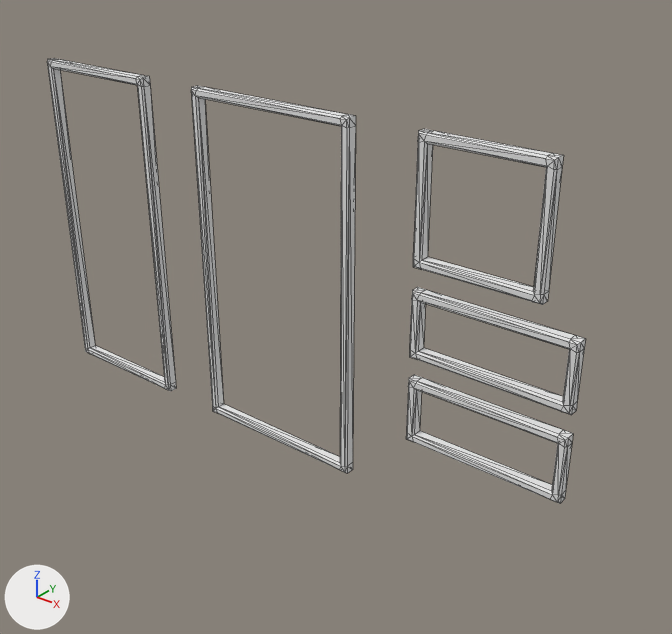
One commit to the OBJ model models/arena.obj: the scene before it, then after it.
One viewpoint serves both versions: a 50 mm lens placed at (32.9, -35.4, 21.3), pointed at (3.2, 1.6, -1.7). The lights are fixed; the arrows at lower left show +X, +Y and +Z. Mesh edges are drawn as thin lines. Where no turn or scale is listed for an object, it has been applied to the vertices.

Before the edit, the objects in view are built like this:
```python
me_arena_würfel_004 = bpy.data.meshes.new('Arena_Würfel.004')
me_arena_würfel_004.from_pydata(...)  # 240 vertices, 480 faces; spans x -18.5..18.5, y -0.2..0.4, z -10.4..10.4
me_arena_würfel_004.materials.append(mat_none)  # white #e7e7e7
ob_arena_würfel_004 = bpy.data.objects.new('Arena_Würfel.004', me_arena_würfel_004)
ob_arena_würfel_004.location = (0.0, 0.0, 0.0)
```
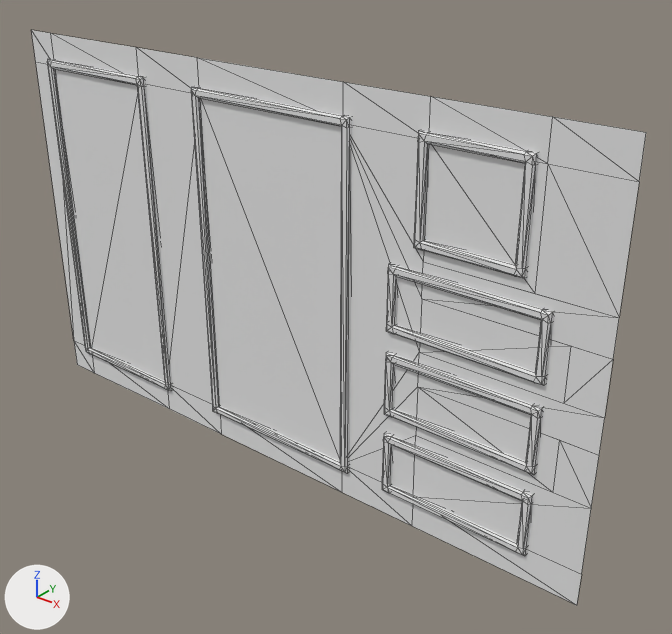
Where the change shows, as pixel boxes (x1, y1, x2, y2) in the pictures (672 x 634 px; the box of a moved part takes in the faces that stretch with it):
```json
{"object": "Fläche", "change": "added", "after": [31, 30, 646, 605]}
{"object": "Arena_Würfel.004", "change": "reshaped", "before": [47, 58, 586, 504], "after": [47, 59, 553, 556], "on screen": "6% narrower, 11% taller"}
{"part": 1, "of": "me_arena_würfel_004", "change": "added", "after": [382, 433, 533, 556]}
{"part": 2, "of": "me_arena_würfel_004", "change": "moved or reshaped", "before": [406, 131, 586, 504], "after": [384, 132, 553, 475]}
```

Edits to the scene script, one JSON object a line:
```json
{"op": "add", "block": "mat_material", "code": ["mat_material = principled_material('Material')", "mat_material.base_color = (0.8, 0.8, 0.8)  # white #e7e7e7", "mat_material.roughness = 1.0"]}
{"block": "me_arena_würfel_004", "where": "# used by ob_arena_würfel_004; location = (0.0, 0.0, 0.0)"}
{"op": "remove", "block": "me_arena_würfel_004", "code": "me_arena_würfel_004.from_pydata(...)  # 240 vertices, 480 faces; spans x -18.5..18.5, y -0.2..0.4, z -10.4..10.4"}
{"op": "add", "block": "me_arena_würfel_004", "code": "me_arena_würfel_004.from_pydata(...)  # 288 vertices, 576 faces; spans x -18.5..17.0, y -0.2..0.4, z -10.4..10.4"}
{"block": "me_arena_würfel_004", "change": "me_arena_würfel_004 part 1: the loose piece of 48 vertices spanning x 9.5..18.5, y -0.2..0.4, z -6.4..-2.6 is copied, and the copy is moved by (-1.5, 0.0, -4.0); it spans x 8.0..17.0, y -0.2..0.4, z -10.4..-6.6"}
{"block": "me_arena_würfel_004", "change": "me_arena_würfel_004 part 2"}
{"block": "me_arena_würfel_004", "change": "96 vertices in x 9.5..18.5, y -0.2..0.4, z -6.4..2.4 move by (-1.5, 0.0, 1.0)"}
{"block": "me_arena_würfel_004", "change": "12 vertices in x 16.0..16.5, y -0.2..0.4, z 9.9..10.4 move by (-1.0, 0.0, 0.0)"}
{"block": "me_arena_würfel_004", "change": "12 vertices in x 16.0..16.5, y -0.2..0.4, z 3.6..4.1 move by (-1.0, 0.0, 1.0)"}
{"block": "me_arena_würfel_004", "change": "12 vertices in x 9.5..10.0, y -0.2..0.4, z 3.6..4.1 move by (0.0, 0.0, 1.0)"}
{"op": "add", "block": "me_fläche", "code": ["me_fläche = bpy.data.meshes.new('Fläche')", "me_fläche.from_pydata(...)  # 48 vertices, 59 faces; spans x -20.0..20.0, y 0.0, z -12.0..12.0", "me_fläche.materials.append(mat_material)  # white #e7e7e7"]}
{"op": "add", "block": "ob_fläche", "code": ["ob_fläche = bpy.data.objects.new('Fläche', me_fläche)", "ob_fläche.location = (0.0, 0.0, 0.0)"]}
```
